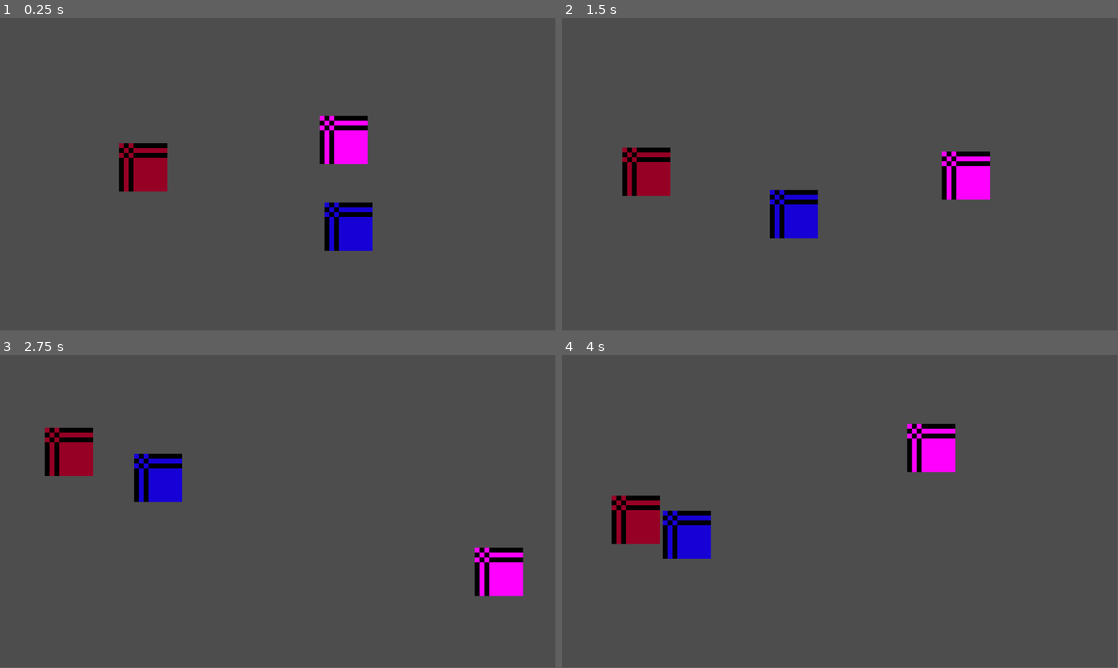
Above: before the commit, frames 1-4 (two rows, left to right).
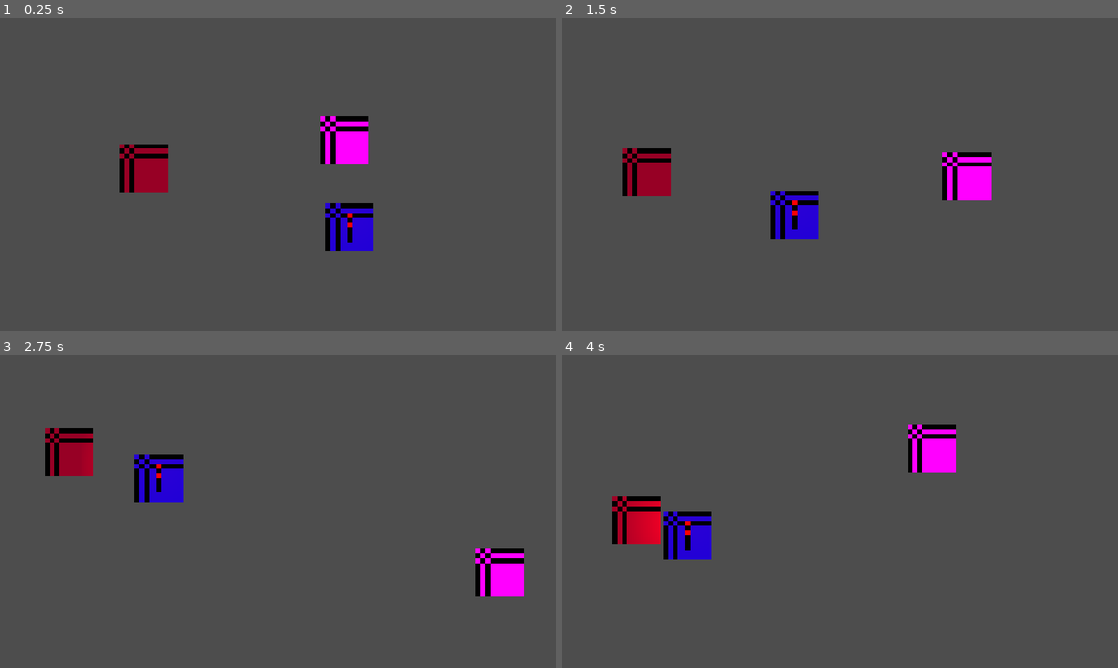
Above: after the commit, the same moments.

Repository: anqilique/GDGJam2-2025
Game: Godot game, scene res://Scenes/main.tscn
Two runs of this game, one before a commit and one after it. Both use one fixed random seed, a clock stepped at 60 frames per second and the inputs below.
Inputs:
- Up to frame 1 (0.25 s): no input
- Up to frame 2 (1.5 s): hold D (fire_cat_move_right) 0.53-1.28 s; hold S (fire_cat_move_down) from 1.28 s (still down)
- Up to frame 3 (2.75 s): release S (fire_cat_move_down) at 2.03 s; hold D (fire_cat_move_right) from 2.03 s (still down)
- Up to frame 4 (4 s): release D (fire_cat_move_right) at 2.78 s; hold W (fire_cat_move_up) 2.78-3.53 s; hold A (fire_cat_move_left) from 3.53 s (still down)
In our replay, the window is 799x449 before the commit and 800x450 after it. These sizes can differ from the game's own. Grey fills any space a smaller window leaves; there, only what the larger window draws over its background counts as a difference.

The runs differ from the first frame. In frame 1, 0.9% of the frame differs, in the area x 21-68%, y 31-75%; in frame 2, 0.8%; in frame 3, 0.7%; in frame 4, 1.5%, in the area x 8-71%, y 22-66%.

Commit message:
Make torch follow holder
Trying to get the torch to 'follow' the holder, so we can get smooth passing back and forth later on.

Movement is jittery though 😢

Diff:
--- a/Scenes/Torch.tscn
+++ b/Scenes/Torch.tscn
@@ -1,4 +1,6 @@
-[gd_scene load_steps=5 format=3 uid="uid://bm0xq7m4hiuve"]
+[gd_scene load_steps=7 format=3 uid="uid://bm0xq7m4hiuve"]
+
+[ext_resource type="Script" uid="uid://g002v8s0fgno" path="res://Scripts/Torch.gd" id="1_wced7"]
 
 [sub_resource type="CapsuleShape2D" id="CapsuleShape2D_36sry"]
 radius = 1.0
@@ -16,7 +18,15 @@
 fill_from = Vector2(0.502616, 0.506271)
 fill_to = Vector2(0.0981759, 0.865055)
 
-[node name="Torch" type="Node2D"]
+[sub_resource type="CapsuleShape2D" id="CapsuleShape2D_wced7"]
+radius = 1.0
+height = 8.0
+
+[node name="Torch" type="CharacterBody2D"]
+collision_layer = 0
+collision_mask = 0
+script = ExtResource("1_wced7")
+movement_speed = 60.0
 
 [node name="Area2D" type="Area2D" parent="."]
 
@@ -32,3 +42,6 @@
 color = Color(0.85098, 0.662745, 0, 1)
 texture = SubResource("GradientTexture2D_pqci0")
 texture_scale = 0.5
+
+[node name="CollisionShape2D" type="CollisionShape2D" parent="."]
+shape = SubResource("CapsuleShape2D_wced7")
--- a/Scenes/main.tscn
+++ b/Scenes/main.tscn
@@ -1,10 +1,11 @@
-[gd_scene load_steps=6 format=3 uid="uid://cdk4cbpxqy2j5"]
+[gd_scene load_steps=7 format=3 uid="uid://cdk4cbpxqy2j5"]
 
-[ext_resource type="Script" uid="uid://bcrdf5jxhxnun" path="res://Scripts/main.gd" id="1_jjgbg"]
+[ext_resource type="Script" uid="uid://bcrdf5jxhxnun" path="res://Scripts/Main.gd" id="1_jjgbg"]
 [ext_resource type="PackedScene" uid="uid://r7jxd36vluqq" path="res://Scenes/fire_cat.tscn" id="2_bo1nx"]
 [ext_resource type="Script" uid="uid://cha0dey3px8f1" path="res://Scripts/CameraController.gd" id="2_kry3j"]
 [ext_resource type="PackedScene" uid="uid://2t5bc1akjdes" path="res://Scenes/yarn_cat.tscn" id="3_8gbba"]
 [ext_resource type="PackedScene" uid="uid://clawv8kask8pi" path="res://Scenes/shadow.tscn" id="4_jjvhh"]
+[ext_resource type="PackedScene" uid="uid://bm0xq7m4hiuve" path="res://Scenes/torch.tscn" id="5_21xkr"]
 
 [node name="Main" type="Node2D"]
 script = ExtResource("1_jjgbg")
@@ -23,3 +24,5 @@
 
 [node name="Shadow" parent="." instance=ExtResource("4_jjvhh")]
 position = Vector2(-22, -1)
+
+[node name="Torch" parent="." instance=ExtResource("5_21xkr")]
--- a/Scenes/yarn_cat.tscn
+++ b/Scenes/yarn_cat.tscn
@@ -60,3 +60,6 @@
 script = ExtResource("6_jrn06")
 state_machine = NodePath("..")
 metadata/_custom_type_script = "uid://cr0mp0gn4lrw"
+
+[node name="TorchPosition" type="Node2D" parent="."]
+position = Vector2(-5, 3)
--- /dev/null
+++ b/Scripts/Components/Globals.gd
@@ -0,0 +1,5 @@
+# Contains all global variables. Handy to use across scenes.
+
+extends Node
+
+var torch_holder = "YarnCat"  # For determining who is holding the torch.
--- a/Scripts/Shadow/ShadowHealth.gd
+++ b/Scripts/Shadow/ShadowHealth.gd
@@ -13,4 +13,5 @@
 func take_damage(damage):
 	current_health -= damage
 	if current_health <= 0:
-		state_machine.on_child_transition(state_machine.current_state, "ShadowDie")
+		#state_machine.on_child_transition(state_machine.current_state, "ShadowDie")
+		pass
--- /dev/null
+++ b/Scripts/Torch.gd
@@ -0,0 +1,44 @@
+extends CharacterBody2D
+
+@export var movement_speed: float
+
+const MAX_DISTANCE = 10
+# Maximum distance allowed from the holder. For visual purposes.
+
+var target_location
+var distance_to_target
+
+
+# Called when the node enters the scene tree for the first time.
+func _ready() -> void:
+	transform.origin = get_target_location()
+
+
+func get_target_location():
+	match Globals.torch_holder:
+		"YarnCat": target_location = get_tree().get_first_node_in_group("YarnCat").transform.origin
+
+	return target_location
+
+
+func move_torch_to_target(target):
+	var angle = get_angle_to(target)
+
+	var direction: Vector2
+	direction.x = cos(angle)
+	direction.y = sin(angle)
+
+	var target_velocity: Vector2
+	target_velocity.x = direction.x * movement_speed
+	target_velocity.y = direction.y * movement_speed
+
+	velocity = target_velocity
+	move_and_slide()
+
+
+# Called every frame. 'delta' is the elapsed time since the previous frame.
+func _process(delta: float) -> void:
+	distance_to_target = transform.origin.distance_to(get_target_location())
+
+	if distance_to_target >= MAX_DISTANCE:
+		move_torch_to_target(get_target_location())
--- a/project.godot
+++ b/project.godot
@@ -14,6 +14,14 @@
 run/main_scene="uid://cdk4cbpxqy2j5"
 config/features=PackedStringArray("4.4", "Forward Plus")
 config/icon="res://Assets/Art/icon.svg"
+
+[autoload]
+
+Globals="*res://Scripts/Components/Globals.gd"
+
+[display]
+
+window/stretch/mode="canvas_items"
 
 [global_group]
 
Not shown, added: Scripts/Components/Globals.gd.uid
Not shown, added: Scripts/Torch.gd.uid
